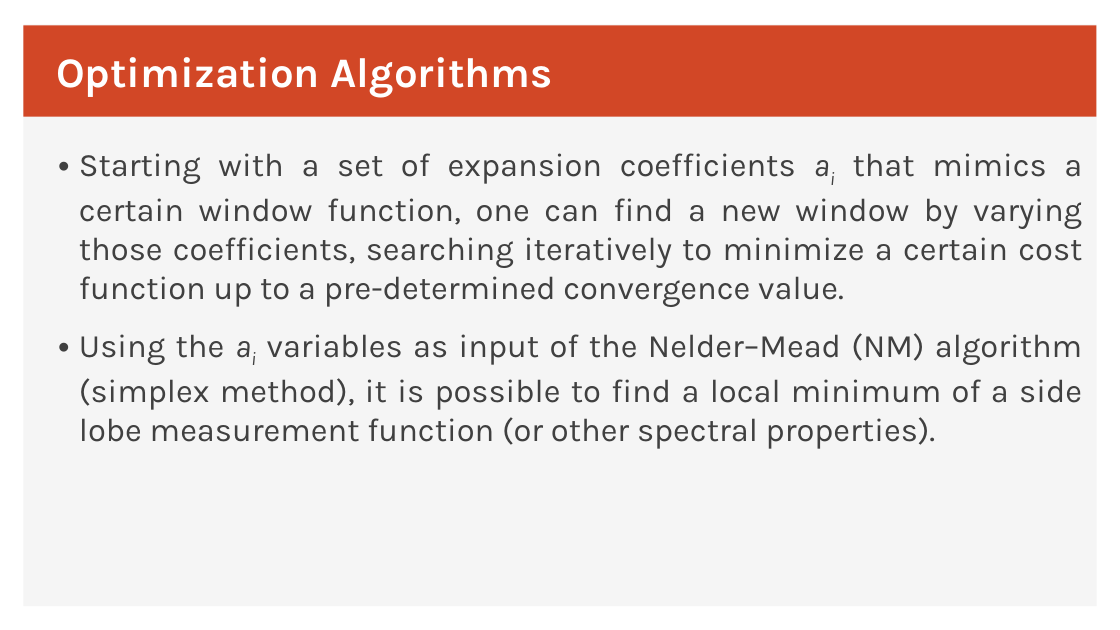
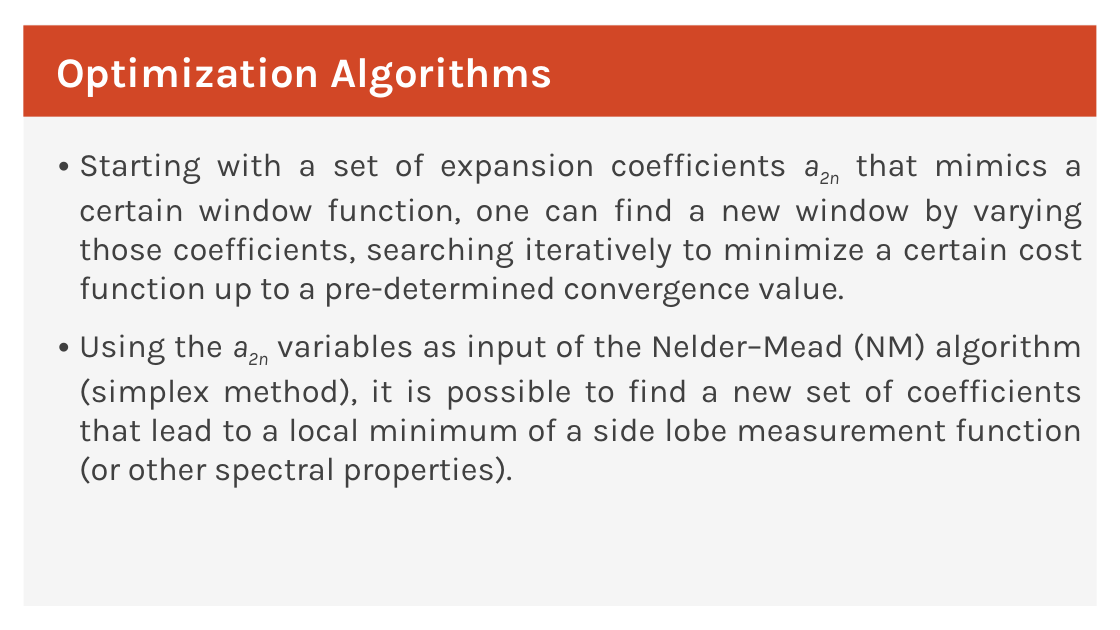
Before and after one commit to EmbDSP/GAP, a slide deck: slide 10 of GAP_Window.pptx. Drawn at 1120x630 pixels with LibreOffice and Linux fonts; fonts in the diff are those of the drawing. Boxes give left, top, right and bottom in pixels: in the first picture for what was removed or moved away, otherwise in the second. Text is boxed around its words. In the diff, an @@ line names an element or a change of style, - is before the commit and + after.

```diff
--- a/GAP_Window.pptx
+++ b/GAP_Window.pptx
@@ text at <box>79,153,1082,488</box>: text changed @@
-• Starting with a set of expansion coefficients ai that mimics a certain window function, one can find a new window by varying those coefficients, searching iteratively to minimize a certain cost function up to a pre-determined convergence value.
-• Using the ai variables as input of the Nelder–Mead (NM) algorithm (simplex method), it is possible to find a local minimum of a side lobe measurement function (or other spectral properties).
+• Starting with a set of expansion coefficients a2n that mimics a certain window function, one can find a new window by varying those coefficients, searching iteratively to minimize a certain cost function up to a pre-determined convergence value.
+• Using the a2n variables as input of the Nelder–Mead (NM) algorithm (simplex method), it is possible to find a new set of coefficients that lead to a local minimum of a side lobe measurement function (or other spectral properties).
```
Also in this commit, not shown: 10 other slides changed, 1 other file.
